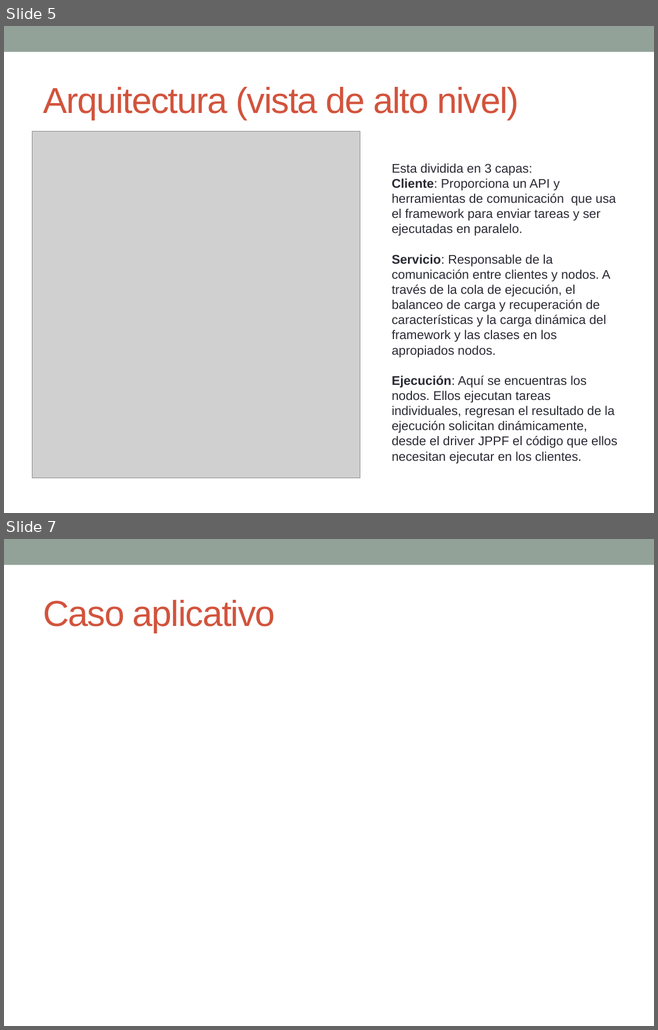
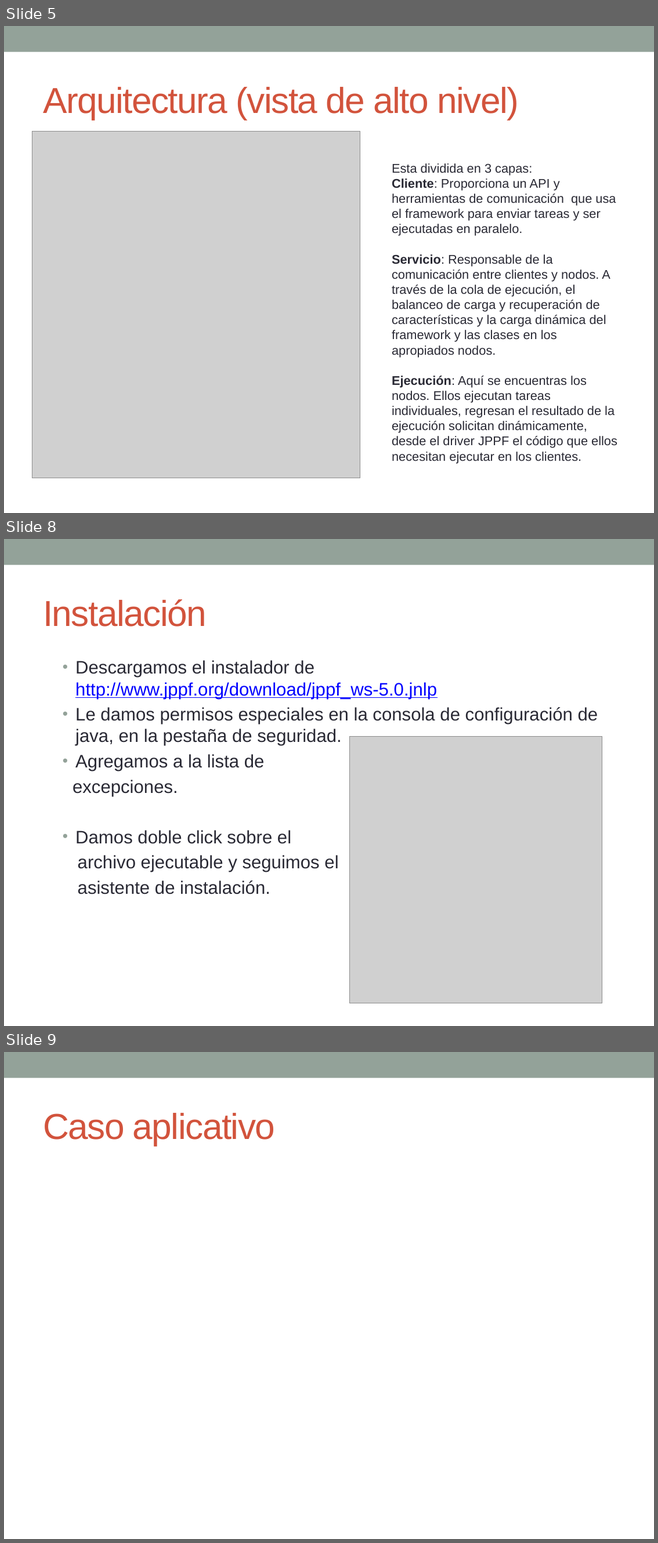
Before and after one commit to oca159/Clase-DAR, a slide deck: Tareas/JPPF/JPPF-Presentacion.pptx. Shown one above the other, each under a label of ours: slides 5 and 7 before the commit, slides 5, 8 and 9 after it; the slides between them are not shown. The pictures are 658x1030 and 658x1543 pixels, drawn with LibreOffice and Linux fonts; fonts in the diff are those of the drawing; grey boxes stand for pictures. Boxes give left, top, right and bottom in pixels: in the first picture for what was removed or moved away, otherwise in the second. Text is boxed around its words. In the diff, an @@ line names an element or a change of style, - is before the commit and + after.

Commit message:
Instalación de JPPF

```diff
--- a/Tareas/JPPF/JPPF-Presentacion.pptx
+++ b/Tareas/JPPF/JPPF-Presentacion.pptx
@@ slide 8 added at (4, 539, 654, 1026), background #FFFFFF; not listed: 1 template element that a slide beside it also shows @@
@@ title added at (43, 599, 206, 627), 40 pt, text #D2533C @@
+Instalación
@@ text added at (72, 660, 598, 895), 20 pt, text #292934 @@
+  • Descargamos el instalador de http://www.jppf.org/download/jppf_ws-5.0.jnlp
+  • Le damos permisos especiales en la consola de configuración de java, en la pestaña de seguridad.
+  • Agregamos a la lista de
+  excepciones.
+  • Damos doble click sobre el
+  archivo ejecutable y seguimos el
+  asistente de instalación.
@@ picture added at (349, 736, 601, 1004) @@
@@ what was slide 7 is now slide 9 @@
```
Also in this commit, not shown: 2 other slides added, 1 slide removed, 3 other files.
